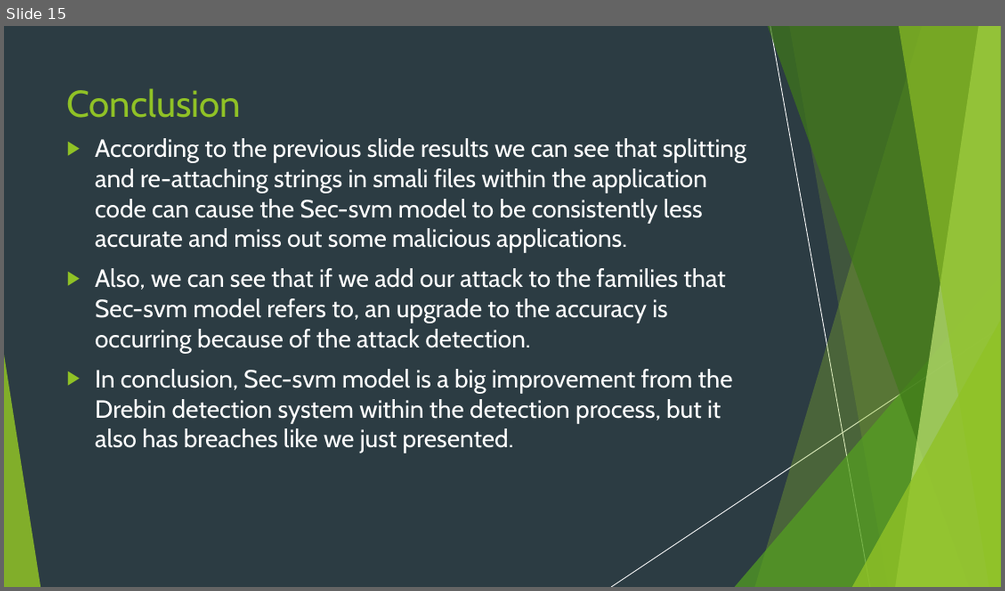
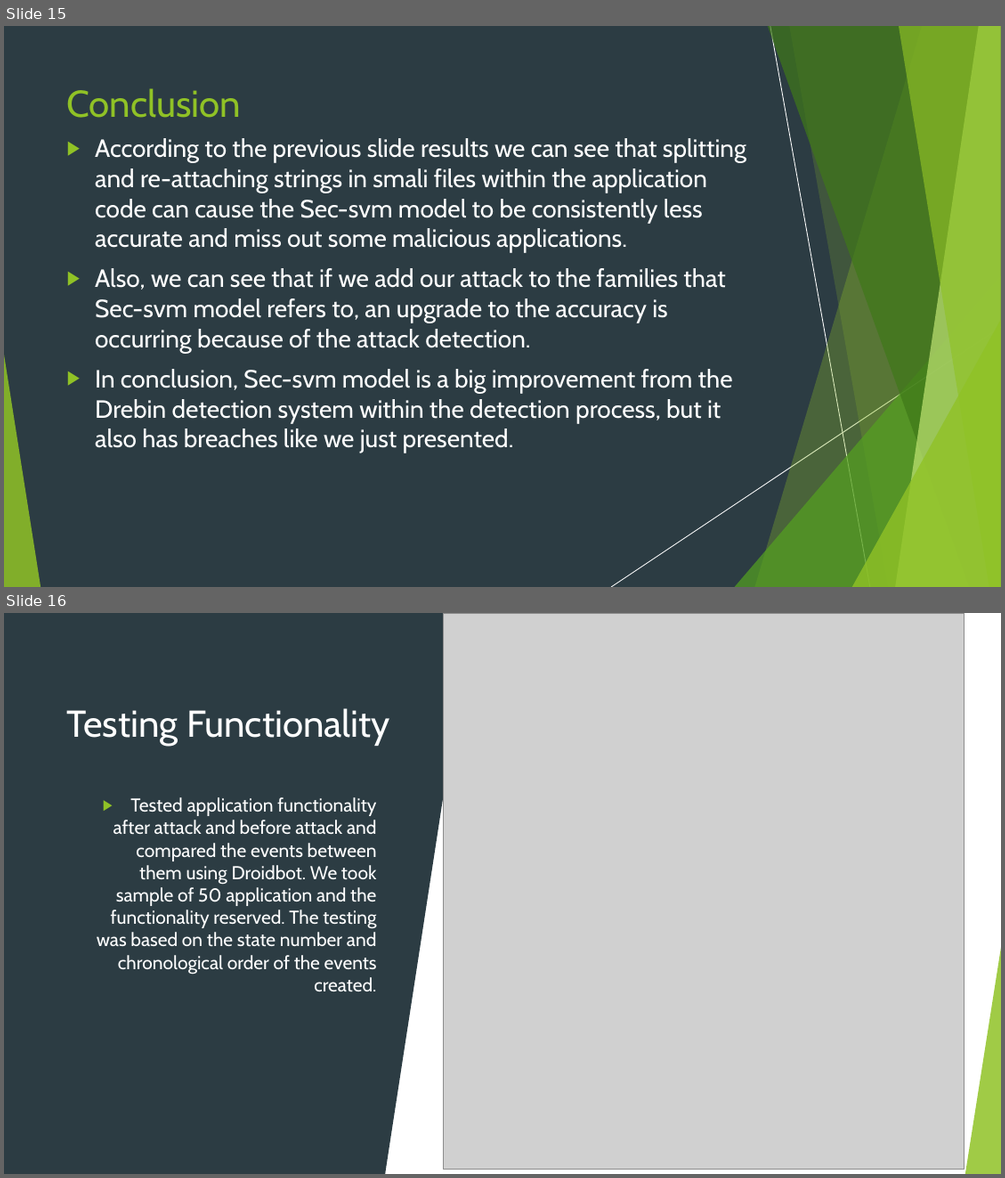
Before and after one commit to nivtal9/Sec-SVM-Final-Project, a slide deck: Sec-svm-demonstration.pptx. Shown one above the other, each under a label of ours: slide 15 before the commit, slides 15 and 16 after it. The pictures are 1005x591 and 1005x1178 pixels, drawn with LibreOffice and Linux fonts; fonts in the diff are those of the drawing; grey boxes stand for pictures. Boxes give left, top, right and bottom in pixels: in the first picture for what was removed or moved away, otherwise in the second. Text is boxed around its words. In the diff, an @@ line names an element or a change of style, - is before the commit and + after.

Commit message:
updated presentation

```diff
--- a/Sec-svm-demonstration.pptx
+++ b/Sec-svm-demonstration.pptx
@@ slide 16 added at box(4, 613, 1001, 1174), background #FFFFFF; not listed: 8 template elements that a slide beside it also shows @@
@@ rectangle added at box(4, 613, 1001, 1174), fill #FFFFFF @@
@@ rectangle added at box(4, 613, 386, 1174), fill #2C3C43 @@
@@ triangle added at box(386, 613, 472, 1174), fill #2C3C43 @@
@@ picture added at box(443, 613, 964, 1168) @@
@@ line added from (770, 613) to (870, 1174), #BFBFBF 0.75 pt @@
@@ title added at box(66, 708, 390, 746), 36 pt, text #FFFFFF @@
+Testing Functionality
@@ text added at box(97, 797, 377, 992), 18 pt, text #FFFFFF @@
+▶ Tested application functionality after attack and before attack and compared the events between them using Droidbot. We took sample of 50 application and the functionality reserved. The testing was based on the state number and chronological order of the events created.
@@ line added from (1001, 915) to (611, 1174), #D9D9D9 0.75 pt @@
@@ triangle added at box(966, 941, 1001, 1174), fill #90C226 at 85% opacity @@
```
